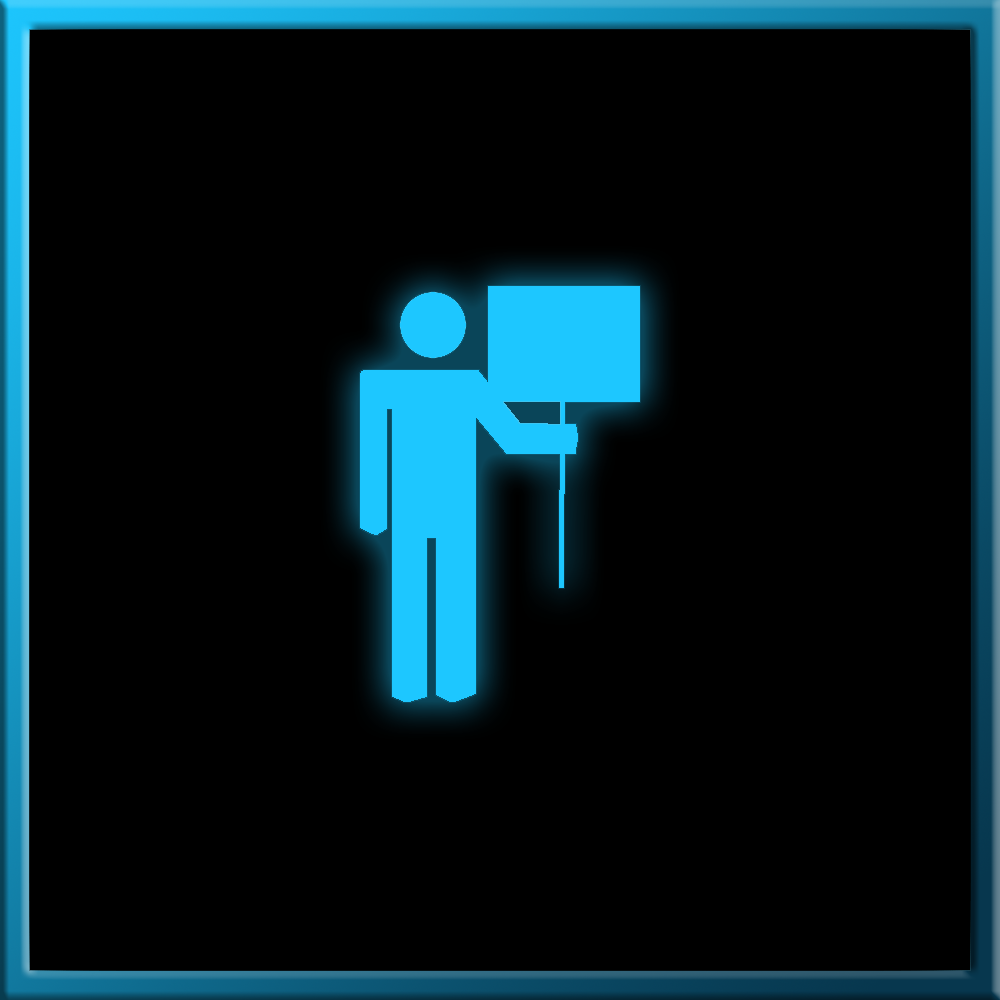
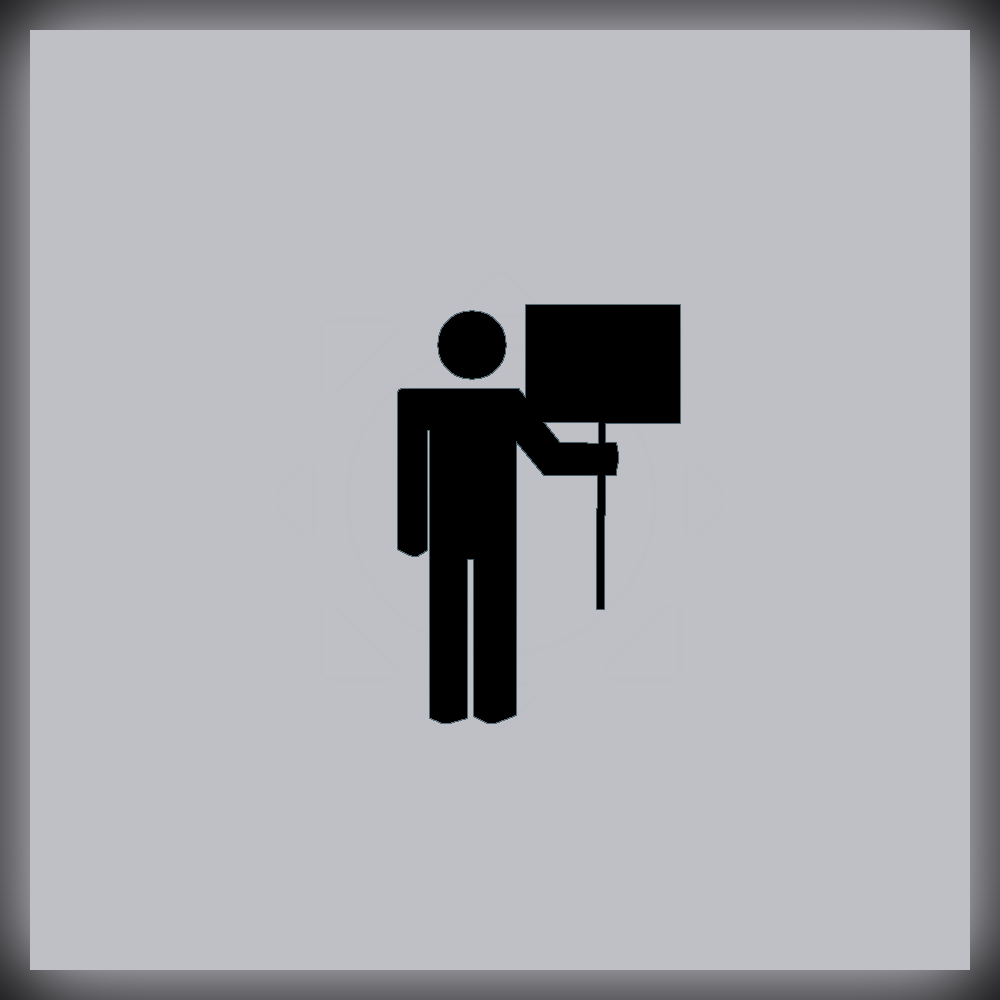
Comparing the layer stacks of the two (1000, 1000) images. Changes:
renamed "Ebene 2" to "Ebene 1", moved it above "Ebene 0", painted on it over [359, 285, 681, 724]
removed layer "gui_ingame_strike.png" over [0, 0, 1000, 1000]
renamed "Ebene 1" to "Ebene 0", painted on it, unmasked it over [0, 0, 1000, 1000]
